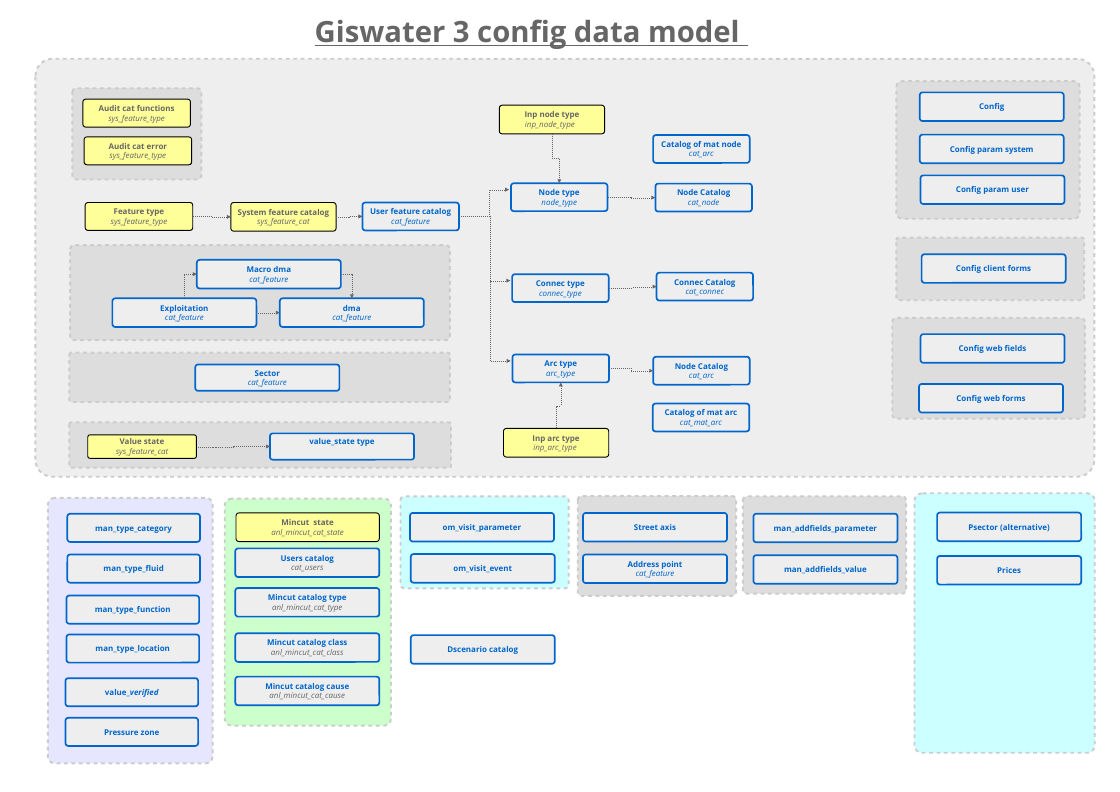
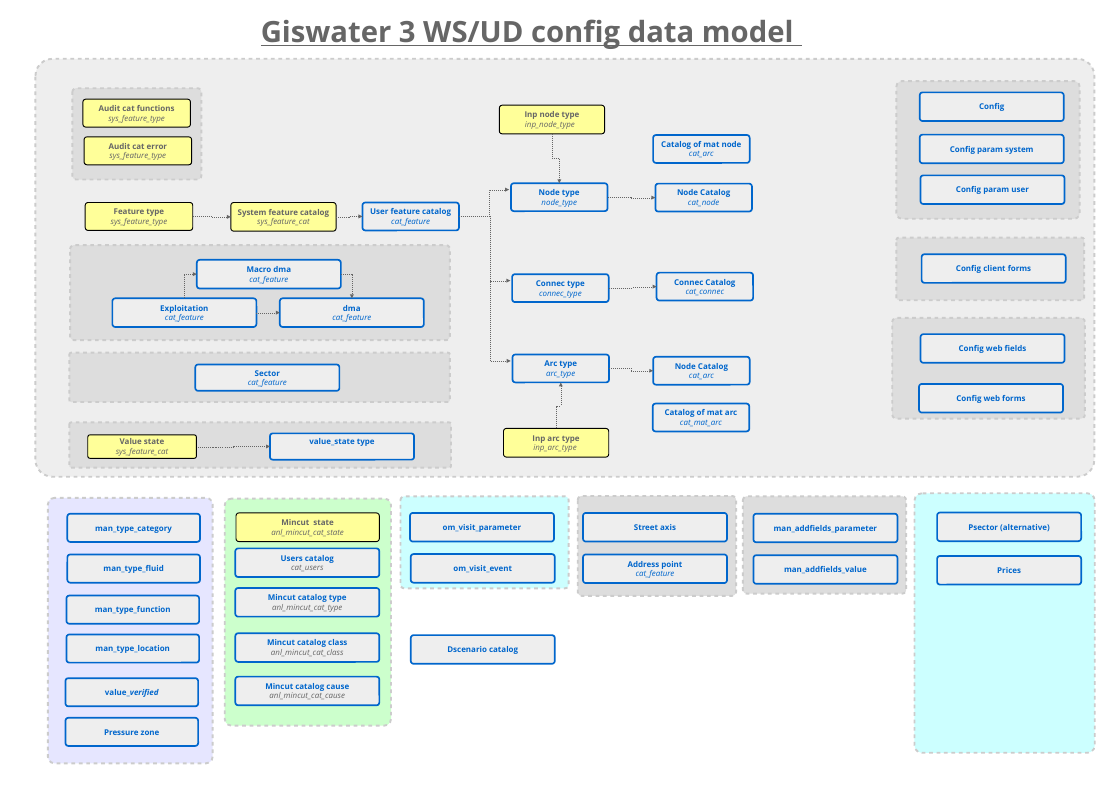
Before and after one commit to Giswater/docs, a slide deck: slide 5 of developer/database/D01_datamodel_logic_201802.odp. Drawn at 1120x792 pixels with LibreOffice and Linux fonts; fonts in the diff are those of the drawing. Boxes give left, top, right and bottom in pixels: in the first picture for what was removed or moved away, otherwise in the second. Text is boxed around its words. In the diff, an @@ line names an element or a change of style, - is before the commit and + after.

```diff
--- a/developer/database/D01_datamodel_logic_201802.odp
+++ b/developer/database/D01_datamodel_logic_201802.odp
@@ text at (x1=261, y1=19, x2=794, y2=49): text changed @@
-Giswater 3 config data model
+Giswater 3 WS/UD config data model
```
Also in this commit, not shown: 1 other slide changed, 1 other file.
